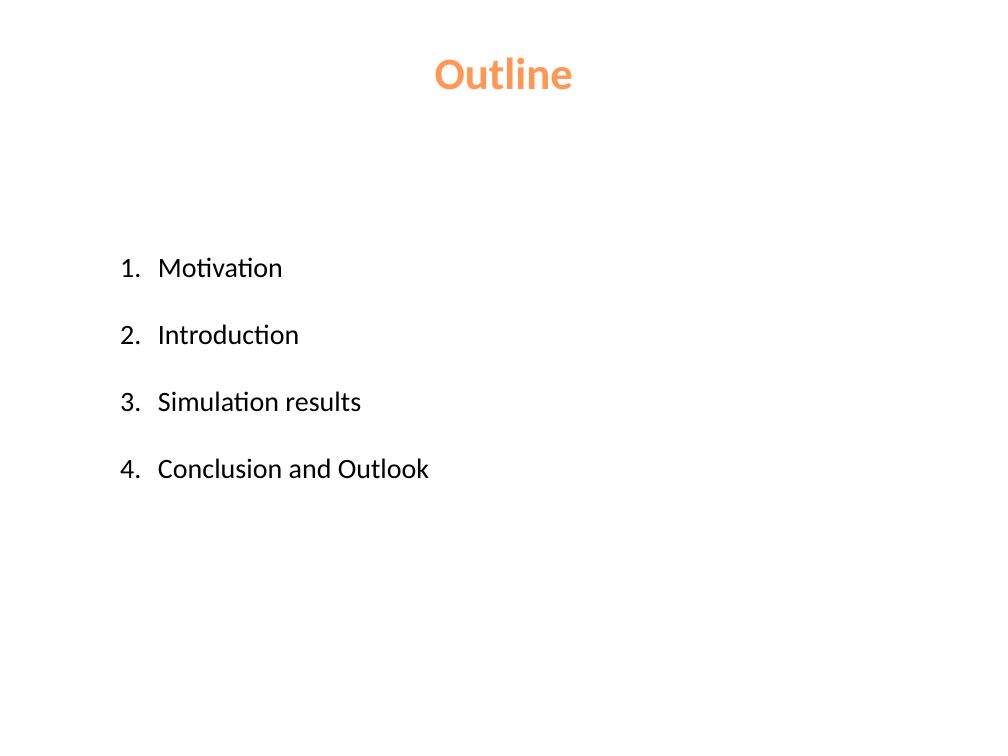
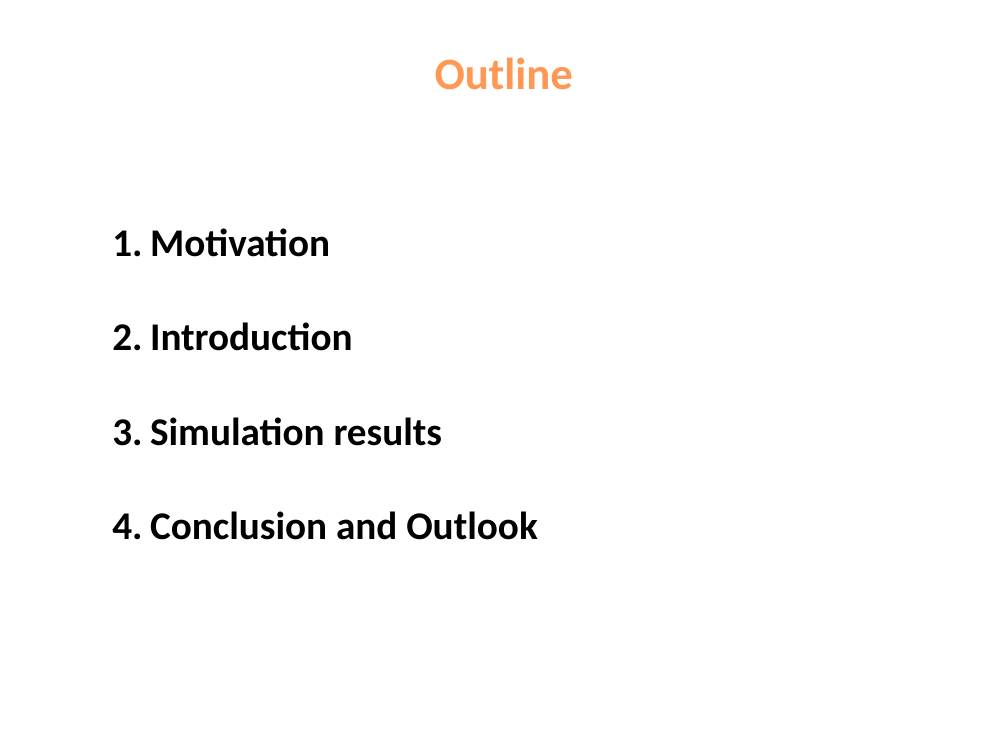
Before and after one commit to geniusszsz/Fire-Phoenix, a slide deck: slide 2 of presentation/presentation FFM&SOC.pptx. Drawn at 1008x756 pixels with LibreOffice and Linux fonts; fonts in the diff are those of the drawing. Boxes give left, top, right and bottom in pixels: in the first picture for what was removed or moved away, otherwise in the second. Text is boxed around its words. In the diff, an @@ line names an element or a change of style, - is before the commit and + after.

```diff
--- a/presentation/presentation FFM&SOC.pptx
+++ b/presentation/presentation FFM&SOC.pptx
@@ text "Motivation" moved from (x1=158, y1=257, x2=429, y2=479) to (x1=150, y1=228, x2=538, y2=540) @@
@@ text "Motivation" at (x1=150, y1=228, x2=538, y2=540): size 20 to 28 pt, bold on @@
```
Also in this commit, not shown: 7 other slides changed, 1 other file.
